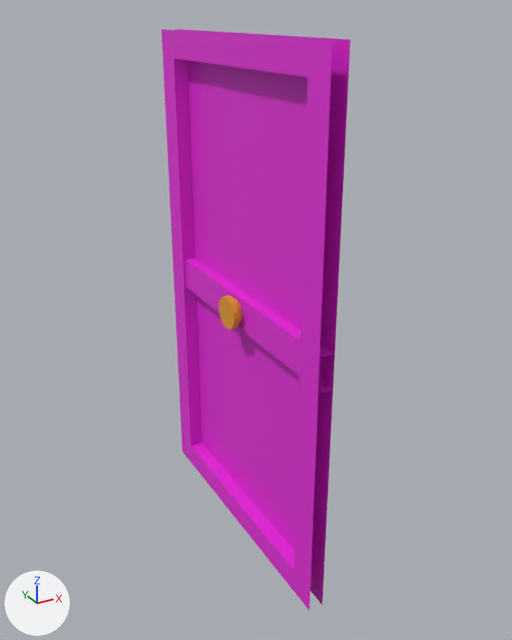
One commit to the FBX model Assets/Rooms/DoorE.fbx: the scene before it, then after it.
Before and after are seen from a 50 mm camera at (2.33, -2.27, 2.08) aimed at (3.54, -0.05, 0.97). The lights are fixed; the arrows at lower left show +X, +Y and +Z. Where no turn or scale is listed for an object, it has been applied to the vertices.

The first picture shows 'DoorE'.
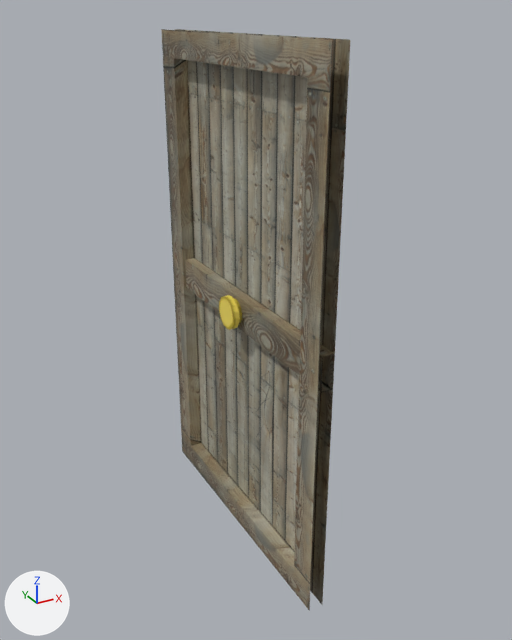
What differs and where, as boxes [x1, y1, x2, y2] in the pictures (512 x 640 px; the box of a moved part takes in the faces that stretch with it):
'DoorE', surface changed
    both: [161, 29, 350, 611]
part 1 of me_plane_010, moved or reshaped
    both: [185, 258, 335, 393]
part 2 of me_plane_010, surface changed
    both: [161, 29, 350, 611]
part 3 of me_plane_010, recoloured (orange to yellow)
    both: [219, 295, 242, 330]

Diff of the bpy script that builds the scene:
```diff
--- a/Assets/Rooms/DoorE.fbx.py
+++ b/Assets/Rooms/DoorE.fbx.py
@@ img_doordiffuse_png @@
+img_doordiffuse_png = load_image('DoorDiffuse.png', '../Blender/DoorDiffuse.png', 1024, 1024, 'sRGB')
@@ mat_door @@
 mat_door = principled_material('Door')
-mat_door.base_color = (0.8, 0.0234, 0.712)  # pink #e72adb
+mat_door.texture = img_doordiffuse_png
@@ me_plane_010 @@
 me_plane_010.from_pydata(...)  # 88 vertices, 61 faces; spans x 3.44..3.53, y -0.6..0.6, z 0.0..2.0
 # used by ob_doore; location = (0.0, 0.0, 0.0)
 # verts and faces of me_plane_010; kept vertices keep their numbers, new ones are numbered from 88
 # before: 16 (3.48, 0.6, 0.93), 17 (3.48, -0.6, 0.93) at pixel (321, 392), 18 (3.48, 0.6, 1.07), 19 (3.48, -0.6, 1.07) at pixel (322, 356), 20 (3.53, 0.6, 1.07)
 # before: 21 (3.53, 0.6, 0.93), 22 (3.53, -0.6, 0.93) at pixel (333, 389), 23 (3.53, -0.6, 1.07) at pixel (335, 353)
+# me_plane_010 part 1
+delete_faces([(16, 18, 19, 17), (18, 20, 23, 19), (16, 17, 22, 21)])
+faces += [(16, 17, 19, 18), (18, 19, 23, 20), (16, 21, 22, 17)]
+# me_plane_010 part 2: 61 kept faces spanning x 3.44..3.53, y -0.6..0.6, z 0.0..2.0 get new texture (UV) coordinates
+# me_plane_010 part 3: 49 faces spanning x 3.44..3.48, y -0.07..0.07, z 0.93..1.07 switch from mat_handle (orange #e79f2a) to mat_door (picture img_doordiffuse_png)
```
